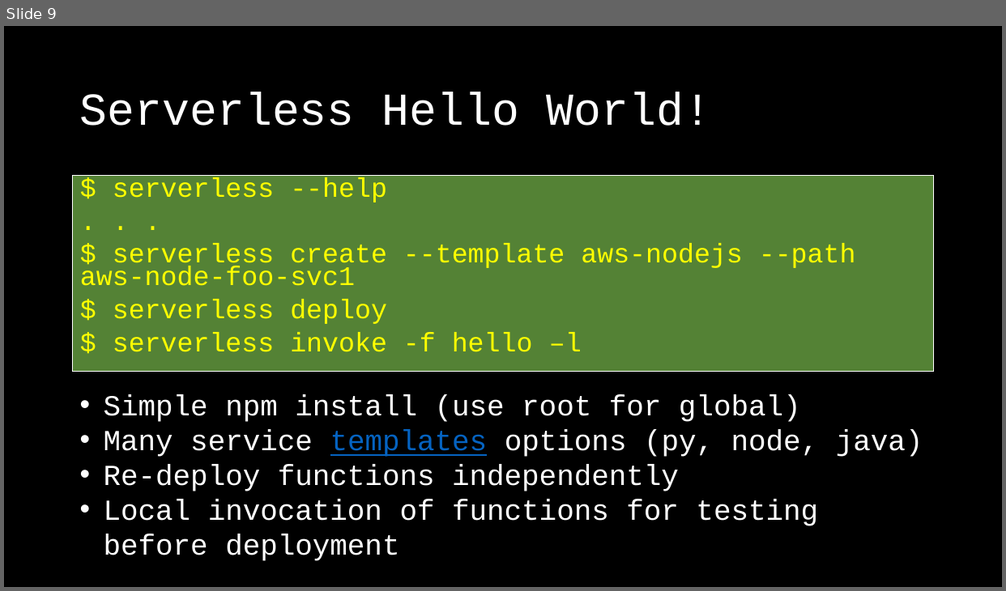
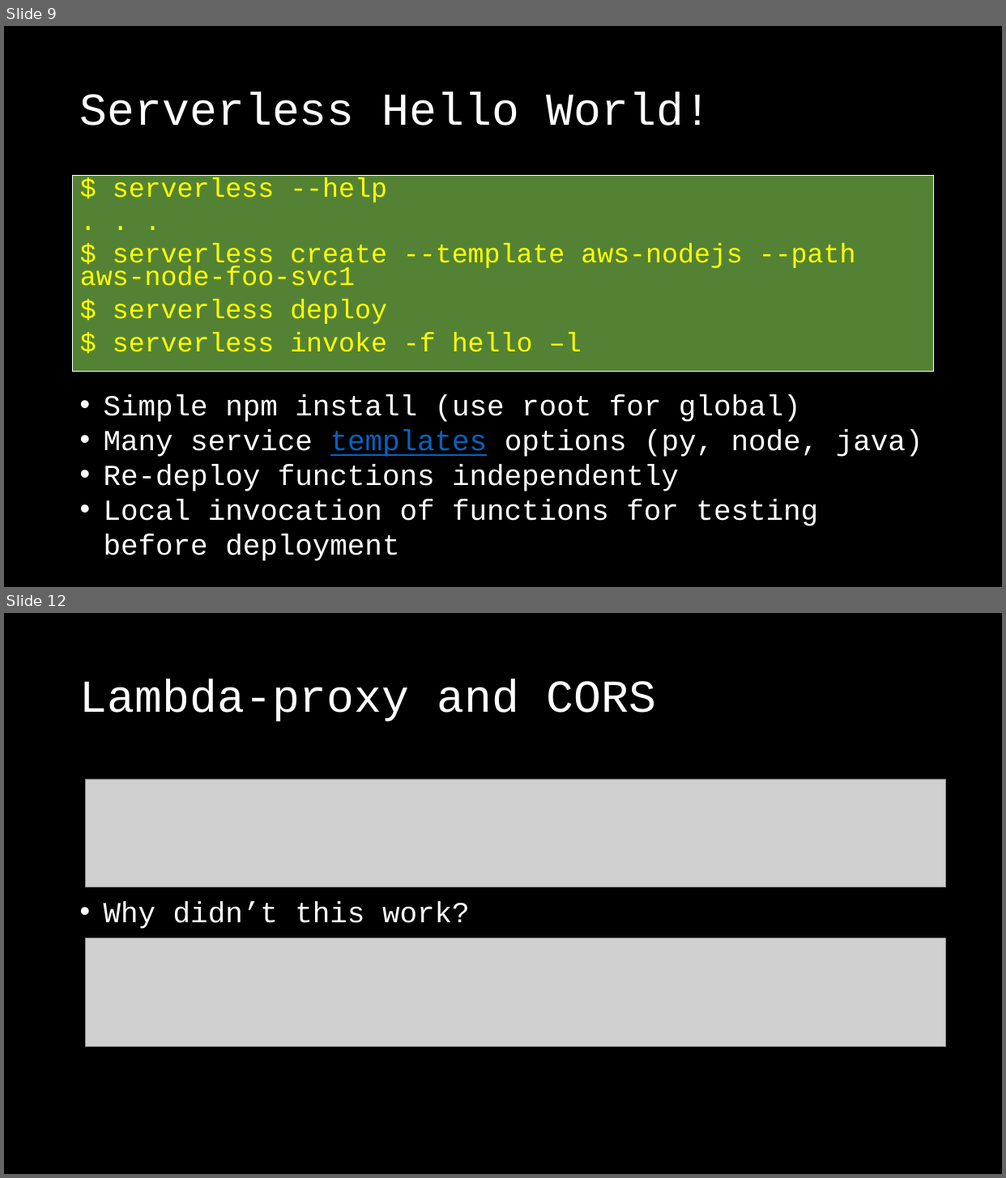
Before and after one commit to rsnestor/slac, a slide deck: doc/slac_slides.pptx. Shown one above the other, each under a label of ours: slide 9 before the commit, slides 9 and 12 after it; the slides between them are not shown. The pictures are 1006x591 and 1006x1178 pixels, drawn with LibreOffice and Linux fonts; fonts in the diff are those of the drawing; grey boxes stand for pictures. Boxes give left, top, right and bottom in pixels: in the first picture for what was removed or moved away, otherwise in the second. Text is boxed around its words. In the diff, an @@ line names an element or a change of style, - is before the commit and + after.

Commit message:
cors

```diff
--- a/doc/slac_slides.pptx
+++ b/doc/slac_slides.pptx
@@ slide 12 added at box(4, 613, 1002, 1174), background #000000 @@
@@ title added at box(80, 679, 657, 722), 44 pt, text #FFFFFF @@
+Lambda-proxy and CORS
@@ picture added at box(85, 779, 946, 888) @@
@@ text added at box(104, 902, 470, 929), 28 pt, text #FFFFFF @@
+• Why didn’t this work?
@@ picture added at box(85, 939, 946, 1047) @@
```
Also in this commit, not shown: 2 other slides added, 1 other file.
